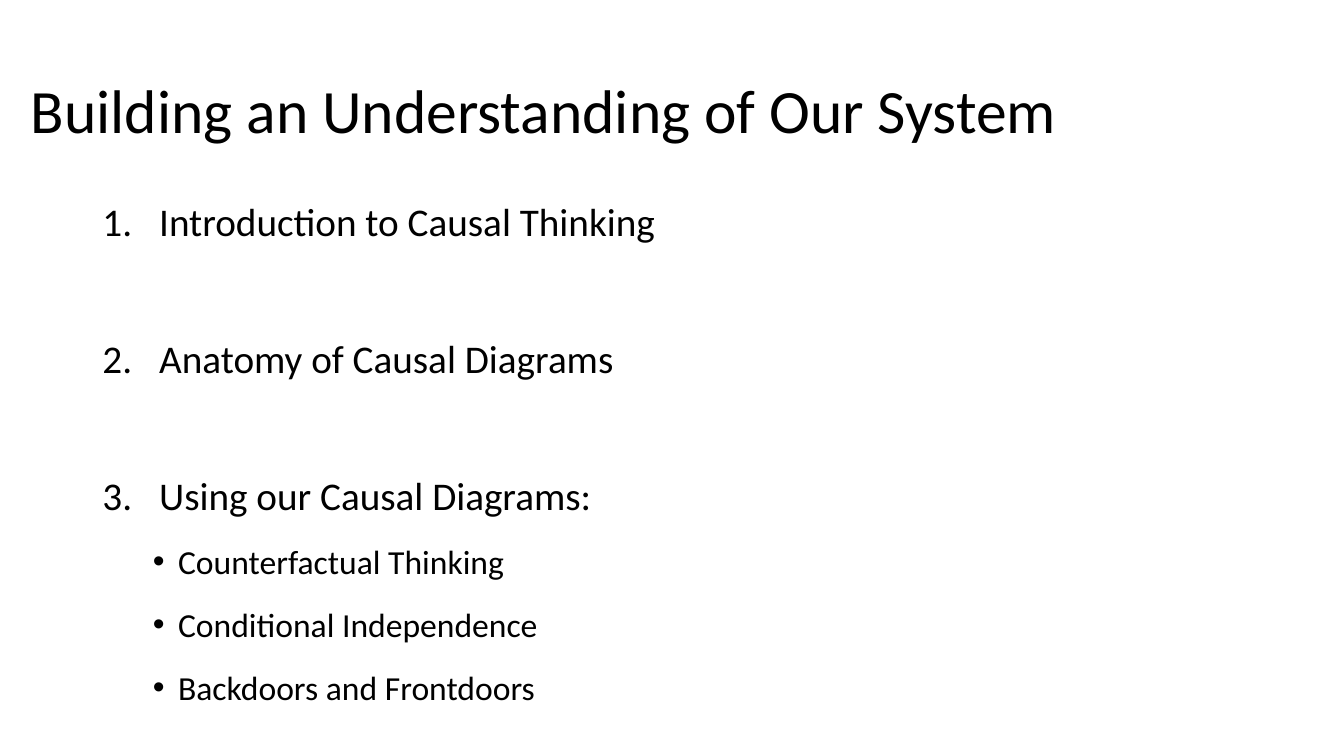
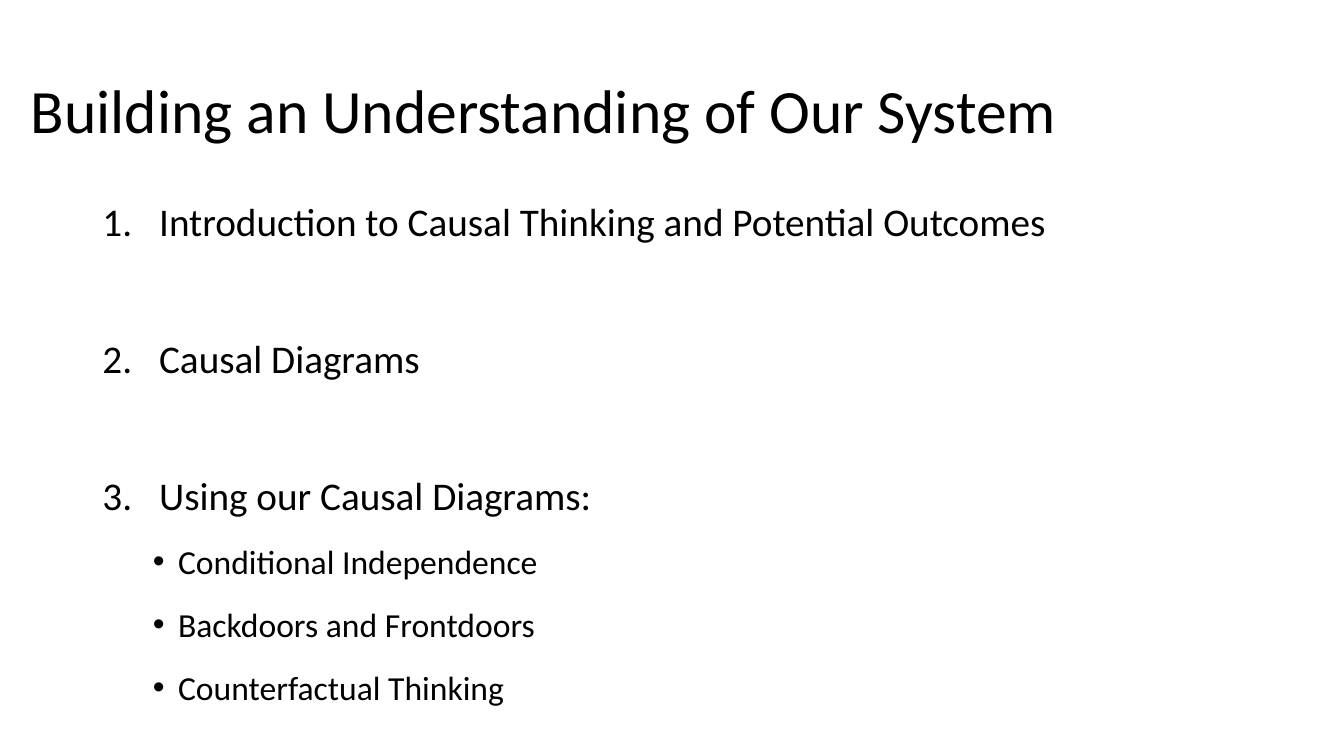
Before and after one commit to biol607/biol607.github.io, a slide deck: slide 5 of lectures/causal_diagrams.pptx (slide 3 before the commit). Drawn at 1344x756 pixels with LibreOffice and Linux fonts; fonts in the diff are those of the drawing. Boxes give left, top, right and bottom in pixels: in the first picture for what was removed or moved away, otherwise in the second. Text is boxed around its words. In the diff, an @@ line names an element or a change of style, - is before the commit and + after.

Commit message:
Update causal lecture

```diff
--- a/lectures/causal_diagrams.pptx
+++ b/lectures/causal_diagrams.pptx
@@ text at [159,208,1045,380]: text changed @@
-1. Introduction to Causal Thinking
-2. Anatomy of Causal Diagrams
+1. Introduction to Causal Thinking and Potential Outcomes
+2. Causal Diagrams
@@ text at [178,550,504,580]: paragraph removed @@
-  • Counterfactual Thinking
@@ text at [178,676,504,706]: paragraph added @@
+  • Counterfactual Thinking
```
Also in this commit, not shown: 15 other slides changed, 19 slides added, 5 slides removed.
